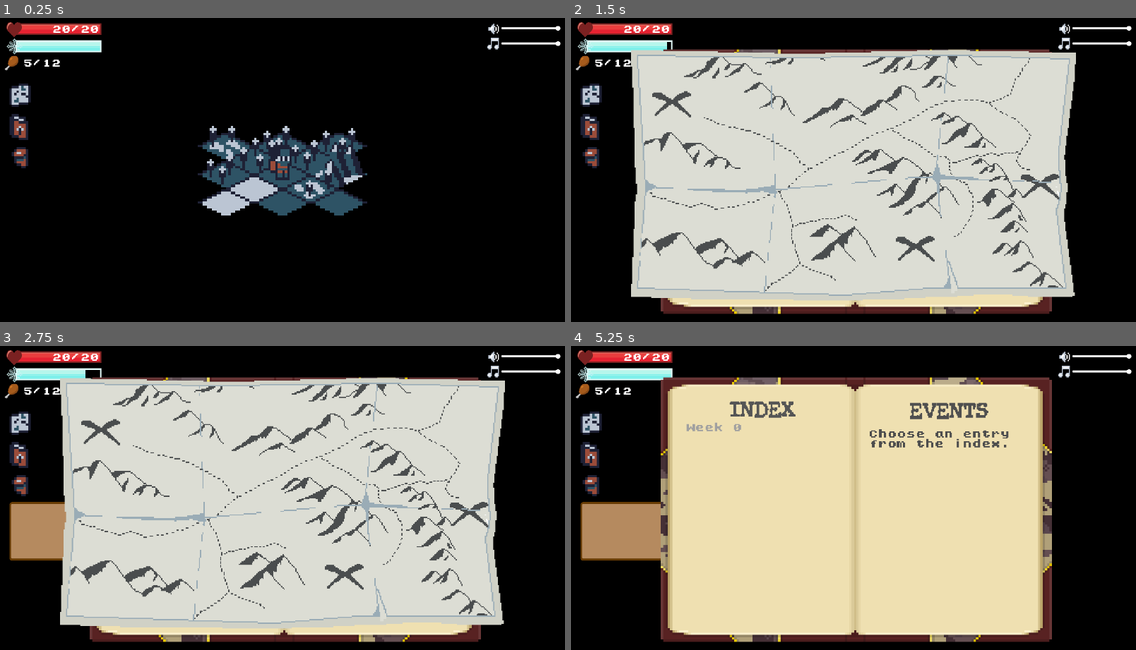
Above: before the commit, frames 1-4 (two rows, left to right).
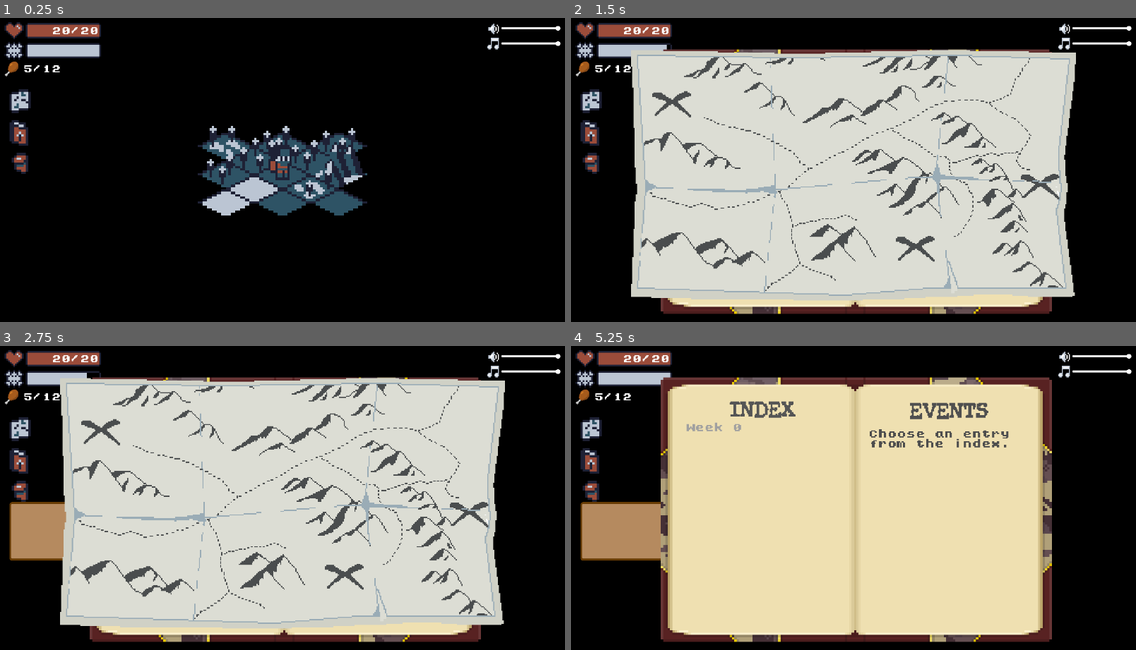
Above: after the commit, the same moments.

Repository: ZeeHatcher/project-forgotten
Game: Godot game, scene res://scenes/main/main.tscn
The game is run twice, just before and just after one commit, with the same random seed, the same clock (stepped at 60 frames per second) and the same inputs. This scene is started directly instead of the project's main scene. Sound files missing from this copy of the repository are replaced by a short silence.
Inputs (mouse positions are in pixels of both pictures, inside the frame that each line leads up to; where the layout moved, square brackets give the same spot in the first picture):
- Up to frame 1 (0.25 s): no input
- Up to frame 2 (1.5 s): click (587, 100) [587, 94] at 0.5 s; click (587, 130) [587, 124] at 1.25 s
- Up to frame 3 (2.75 s): click (16, 488) [16, 485] at 2 s
- Up to frame 4 (5.25 s): tap Enter at 2.75, 4.25 s; move the mouse to (977, 488) at 2.77 s; hold D (move_right) 2.78-3.53 s; hold Tab (journal) 2.78-3.53 s; click (977, 488) at 2.92 s; tap Space at 3.5, 5 s; move the mouse to (740, 519) at 3.52 s; hold S (move_down) 3.53-4.28 s; tap Tab (journal) at 3.6, 5.1 s; move the mouse to (910, 434) at 4.27 s; hold D (move_right) 4.28-5.03 s; hold Tab (journal) 4.28-5.03 s; move the mouse to (825, 567) at 5.02 s; hold W (move_up) from 5.03 s (still down); click (825, 567) at 5.17 s

The runs differ from the first frame. In frame 1, 2.6% of the frame differs, in the area x 0-18%, y 1-52%; in frame 2, 2.4%; in frame 3, 2.4%; in frame 4, 2.6%.

Commit message:
feat: redesign bar

Diff:
--- a/ui/health_bar/health_bar.tscn
+++ b/ui/health_bar/health_bar.tscn
@@ -1,34 +1,64 @@
-[gd_scene load_steps=7 format=2]
+[gd_scene load_steps=9 format=2]
 
 [ext_resource path="res://assets/ui/health_bar_over.png" type="Texture" id=1]
 [ext_resource path="res://assets/ui/health_bar_progress.png" type="Texture" id=2]
-[ext_resource path="res://ui/value_bar.gd" type="Script" id=3]
+[ext_resource path="res://ui/counter/counter.gd" type="Script" id=3]
 [ext_resource path="res://resources/player_health.tres" type="Resource" id=4]
-[ext_resource path="res://ui/counter/counter.gd" type="Script" id=5]
+[ext_resource path="res://assets/ui/UI-Sheet.png" type="Texture" id=5]
 [ext_resource path="res://themes/default_body.tres" type="Theme" id=6]
+[ext_resource path="res://ui/value_bar.gd" type="Script" id=7]
 
-[node name="HealthBar" type="TextureProgress"]
+[sub_resource type="AtlasTexture" id=1]
+atlas = ExtResource( 5 )
+region = Rect2( 1, 2, 11, 10 )
+
+[node name="HealthBar" type="HBoxContainer"]
+custom_constants/separation = 8
+script = ExtResource( 7 )
+resource = ExtResource( 4 )
+
+[node name="TextureRect" type="TextureRect" parent="."]
+margin_right = 64.0
+margin_bottom = 64.0
+rect_min_size = Vector2( 64, 64 )
+texture = SubResource( 1 )
+expand = true
+stretch_mode = 6
+
+[node name="MarginContainer" type="MarginContainer" parent="."]
+margin_left = 72.0
+margin_right = 328.0
+margin_bottom = 64.0
+
+[node name="Bar" type="TextureProgress" parent="MarginContainer"]
+unique_name_in_owner = true
+margin_top = 6.0
+margin_right = 256.0
+margin_bottom = 58.0
+size_flags_vertical = 4
 step = 0.01
 value = 50.0
 texture_over = ExtResource( 1 )
 texture_progress = ExtResource( 2 )
-texture_progress_offset = Vector2( 40, 0 )
-script = ExtResource( 3 )
-resource = ExtResource( 4 )
+texture_progress_offset = Vector2( 6, 6 )
+tint_over = Color( 0.121569, 0.133333, 0.211765, 1 )
+tint_progress = Color( 0.611765, 0.301961, 0.231373, 1 )
 
-[node name="MarginContainer" type="MarginContainer" parent="."]
-margin_right = 329.0
-margin_bottom = 54.0
+[node name="MarginContainer" type="MarginContainer" parent="MarginContainer"]
+margin_right = 256.0
+margin_bottom = 64.0
 custom_constants/margin_right = 8
 
-[node name="Counter" type="Label" parent="MarginContainer"]
+[node name="Counter" type="Label" parent="MarginContainer/MarginContainer"]
 unique_name_in_owner = true
-margin_top = 11.0
-margin_right = 321.0
-margin_bottom = 43.0
+margin_top = 16.0
+margin_right = 248.0
+margin_bottom = 48.0
+grow_horizontal = 0
+grow_vertical = 2
 theme = ExtResource( 6 )
-text = "test"
+text = "10/10"
 align = 2
-script = ExtResource( 5 )
+script = ExtResource( 3 )
 
 [node name="Tween" type="Tween" parent="."]
--- a/ui/hud/hud.tscn
+++ b/ui/hud/hud.tscn
@@ -22,28 +22,28 @@
 margin_left = 16.0
 margin_top = 16.0
 margin_right = 1904.0
-margin_bottom = 524.0
+margin_bottom = 544.0
 
 [node name="HealthBar" parent="VBoxContainer" instance=ExtResource( 5 )]
 margin_right = 1888.0
-margin_bottom = 54.0
+margin_bottom = 64.0
 
 [node name="TemperatureBar" parent="VBoxContainer" instance=ExtResource( 6 )]
 unique_name_in_owner = true
-margin_top = 58.0
+margin_top = 68.0
 margin_right = 1888.0
-margin_bottom = 112.0
+margin_bottom = 132.0
 
 [node name="FoodCounter" parent="VBoxContainer" instance=ExtResource( 4 )]
 unique_name_in_owner = true
-margin_top = 116.0
+margin_top = 136.0
 margin_right = 1888.0
-margin_bottom = 168.0
+margin_bottom = 188.0
 
 [node name="MarginContainer" type="MarginContainer" parent="VBoxContainer"]
-margin_top = 172.0
+margin_top = 192.0
 margin_right = 96.0
-margin_bottom = 508.0
+margin_bottom = 528.0
 size_flags_horizontal = 0
 size_flags_vertical = 0
 custom_constants/margin_top = 32
@@ -96,7 +96,7 @@
 margin_left = 16.0
 margin_top = 16.0
 margin_right = 1904.0
-margin_bottom = 380.0
+margin_bottom = 544.0
 mouse_filter = 2
 
 [node name="Settings" parent="Control" instance=ExtResource( 8 )]
--- a/ui/temperature_bar/temperature_bar.tscn
+++ b/ui/temperature_bar/temperature_bar.tscn
@@ -1,34 +1,64 @@
-[gd_scene load_steps=7 format=2]
+[gd_scene load_steps=9 format=2]
 
-[ext_resource path="res://assets/ui/temperature_bar_over.png" type="Texture" id=1]
-[ext_resource path="res://assets/ui/temperature_bar_progress.png" type="Texture" id=2]
+[ext_resource path="res://assets/ui/health_bar_over.png" type="Texture" id=1]
+[ext_resource path="res://assets/ui/health_bar_progress.png" type="Texture" id=2]
 [ext_resource path="res://ui/value_bar.gd" type="Script" id=3]
 [ext_resource path="res://resources/player_temperature.tres" type="Resource" id=4]
 [ext_resource path="res://ui/counter/counter.gd" type="Script" id=5]
 [ext_resource path="res://themes/default_body.tres" type="Theme" id=6]
+[ext_resource path="res://assets/ui/UI-Sheet.png" type="Texture" id=7]
 
-[node name="TemperatureBar" type="TextureProgress"]
+[sub_resource type="AtlasTexture" id=1]
+atlas = ExtResource( 7 )
+region = Rect2( 1, 14, 11, 10 )
+
+[node name="TemperatureBar" type="HBoxContainer"]
+custom_constants/separation = 8
+script = ExtResource( 3 )
+resource = ExtResource( 4 )
+show_counter = false
+
+[node name="TextureRect" type="TextureRect" parent="."]
+margin_right = 64.0
+margin_bottom = 64.0
+rect_min_size = Vector2( 64, 64 )
+texture = SubResource( 1 )
+expand = true
+stretch_mode = 6
+
+[node name="MarginContainer" type="MarginContainer" parent="."]
+margin_left = 72.0
+margin_right = 328.0
+margin_bottom = 64.0
+
+[node name="Bar" type="TextureProgress" parent="MarginContainer"]
+unique_name_in_owner = true
+margin_top = 6.0
+margin_right = 256.0
+margin_bottom = 58.0
+size_flags_vertical = 4
 step = 0.01
 value = 50.0
 texture_over = ExtResource( 1 )
 texture_progress = ExtResource( 2 )
-texture_progress_offset = Vector2( 40, 0 )
-script = ExtResource( 3 )
-resource = ExtResource( 4 )
-show_counter = false
+texture_progress_offset = Vector2( 6, 6 )
+tint_over = Color( 0.121569, 0.133333, 0.211765, 1 )
+tint_progress = Color( 0.737255, 0.776471, 0.831373, 1 )
 
-[node name="MarginContainer" type="MarginContainer" parent="."]
-margin_right = 329.0
-margin_bottom = 54.0
+[node name="MarginContainer" type="MarginContainer" parent="MarginContainer"]
+margin_right = 256.0
+margin_bottom = 64.0
 custom_constants/margin_right = 8
 
-[node name="Counter" type="Label" parent="MarginContainer"]
+[node name="Counter" type="Label" parent="MarginContainer/MarginContainer"]
 unique_name_in_owner = true
-margin_top = 11.0
-margin_right = 321.0
-margin_bottom = 43.0
+margin_top = 16.0
+margin_right = 248.0
+margin_bottom = 48.0
+grow_horizontal = 0
+grow_vertical = 2
 theme = ExtResource( 6 )
-text = "test"
+text = "10/10"
 align = 2
 script = ExtResource( 5 )
 
--- a/ui/value_bar.gd
+++ b/ui/value_bar.gd
@@ -1,16 +1,17 @@
-extends TextureProgress
+extends Control
 
 
 export(Resource) var resource
 export var show_counter := true
 
 onready var _counter := $"%Counter"
+onready var _bar := $"%Bar"
 onready var _tween := $Tween
 
 
 func _ready() -> void:
-	max_value = resource.max_value
-	value = resource.value
+	_bar.max_value = resource.max_value
+	_bar.value = resource.value
 	resource.connect("value_changed", self, "_on_value_changed")
 
 	_counter.max_value = resource.max_value
@@ -18,7 +19,8 @@
 
 	_counter.visible = show_counter
 
+
 func _on_value_changed() -> void:
-	_tween.interpolate_property(self, "value", value, resource.value, 1.0, Tween.TRANS_LINEAR, Tween.EASE_IN_OUT)
+	_tween.interpolate_property(_bar, "value", _bar.value, resource.value, 1.0, Tween.TRANS_LINEAR, Tween.EASE_IN_OUT)
 	_tween.start()
 	_counter.value = resource.value
Binary file added: assets/ui/UI-Sheet.png
Not shown, added: assets/ui/UI-Sheet.png.import
Binary file changed: assets/ui/health_bar_over.png
Binary file changed: assets/ui/health_bar_progress.png
